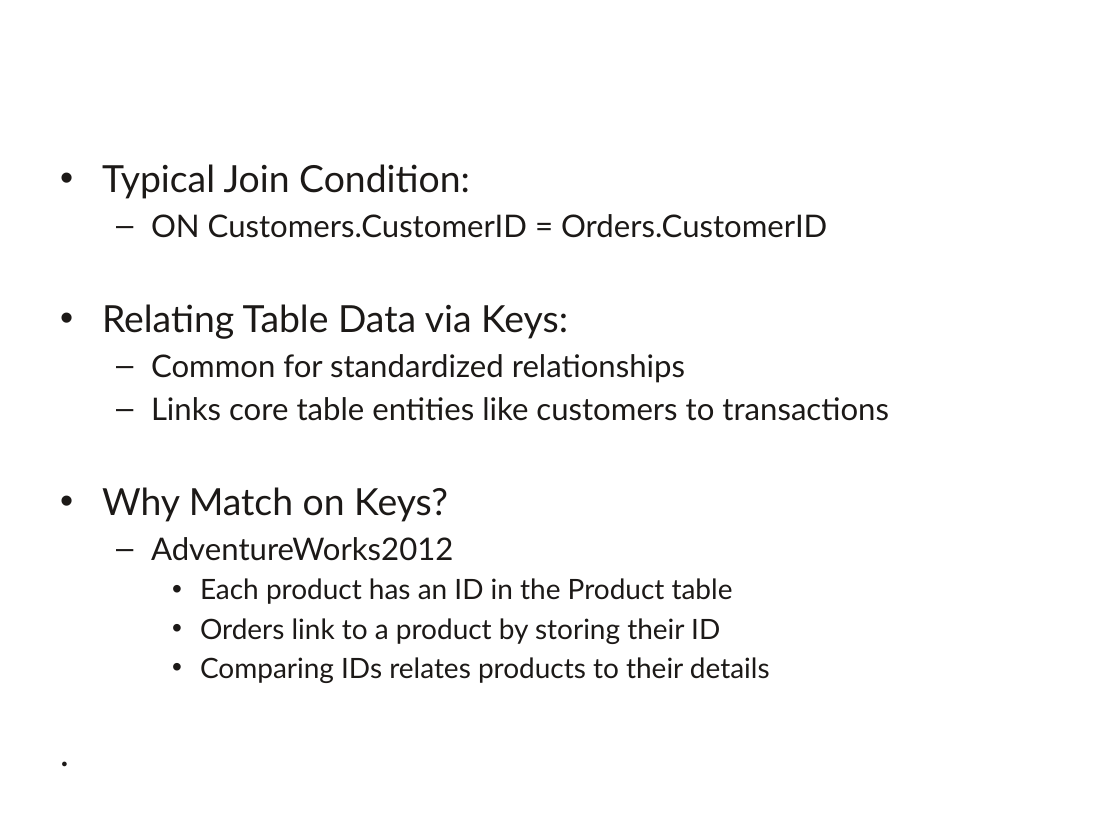
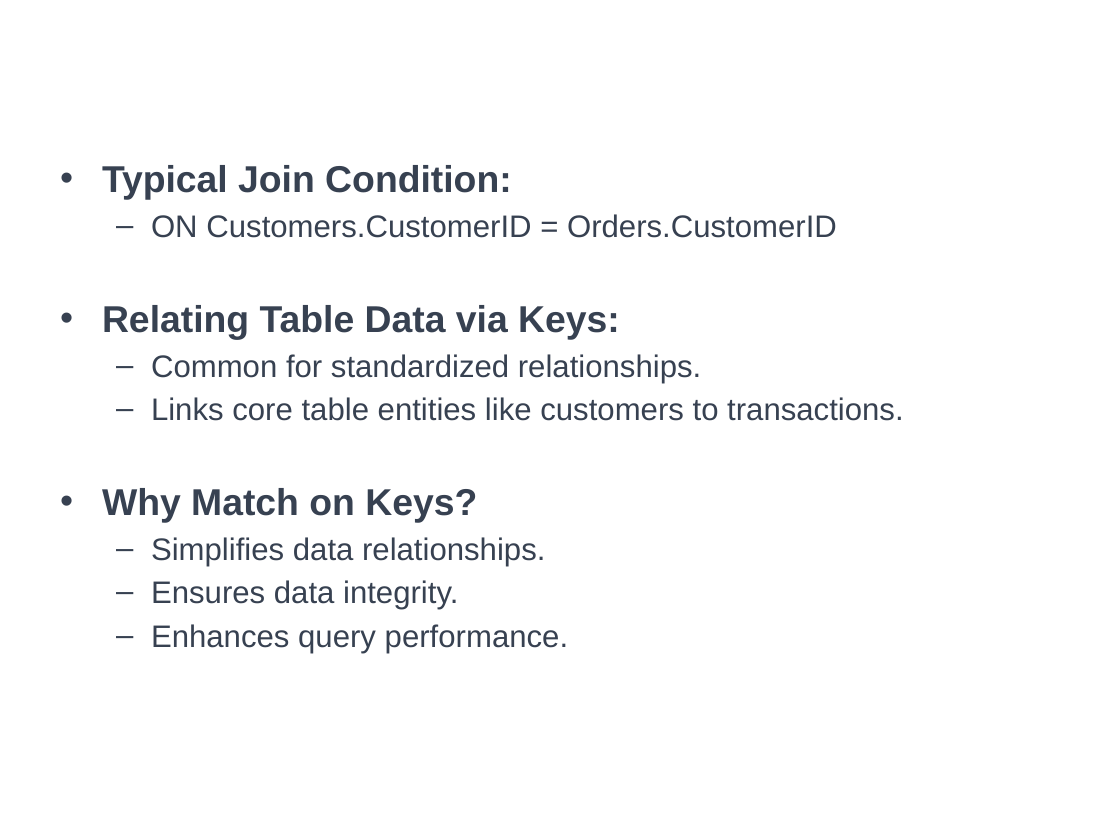
Before and after one commit to a099954/ABC-Program, a slide deck: slide 23 of SQL/Day 4 Joins/Joins.pptx (slide 10 before the commit). Drawn at 1120x840 pixels with LibreOffice and Linux fonts; fonts in the diff are those of the drawing; background and template pictures are left out. Boxes give left, top, right and bottom in pixels: in the first picture for what was removed or moved away, otherwise in the second. Text is boxed around its words. In the diff, an @@ line names an element or a change of style, - is before the commit and + after.

Commit message:
added the joins ppt and the temp tables

```diff
--- a/SQL/Day 4 Joins/Joins.pptx
+++ b/SQL/Day 4 Joins/Joins.pptx
@@ text at bbox=[102, 165, 837, 522]: font Lato to Arial, text colour #1C1917 to #374151 in "Typical Join Condition:", "ON Customers.CustomerID = Orders.CustomerID", "Relating Table Data via Keys:", "Why Match on Keys?"; bold on in "Typical Join Condition:", "Relating Table Data via Keys:", "Why Match on Keys?" @@
@@ text at bbox=[151, 354, 904, 421]: text changed; font Lato to Arial; text colour #1C1917 to #374151 @@
-  – Common for standardized relationships
-  – Links core table entities like customers to transactions
+  – Common for standardized relationships.
+  – Links core table entities like customers to transactions.
@@ text at bbox=[151, 537, 568, 653]: text changed; size 18 to 20 pt; font Lato to Arial; text colour #1C1917 to #374151 @@
-  – AdventureWorks2012
-    • Each product has an ID in the Product table
-    • Orders link to a product by storing their ID
-    • Comparing IDs relates products to their details
-.
+  – Simplifies data relationships.
+  – Ensures data integrity.
+  – Enhances query performance.
```
Also in this commit, not shown: 15 other slides changed, 3 slides added, 6 other files.
